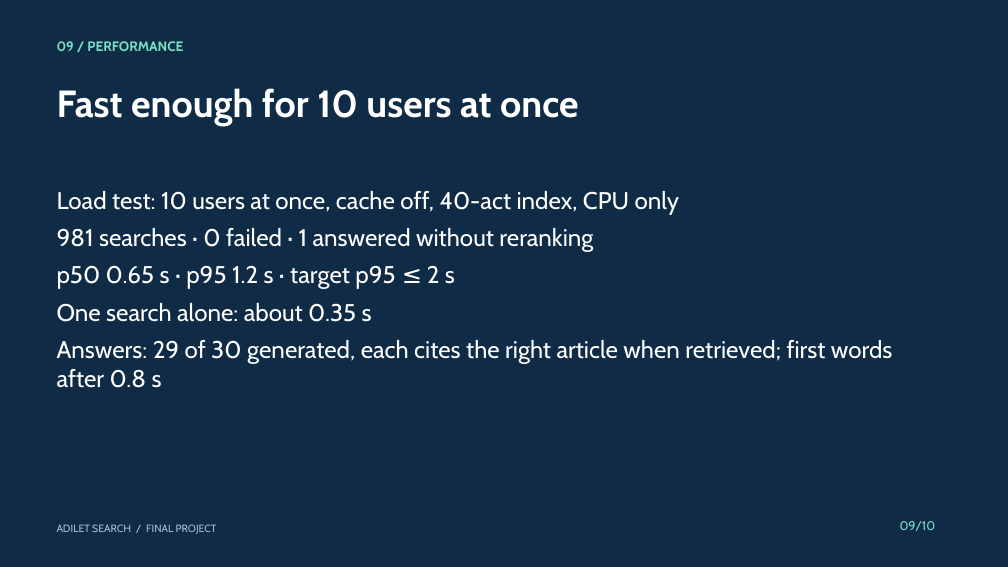
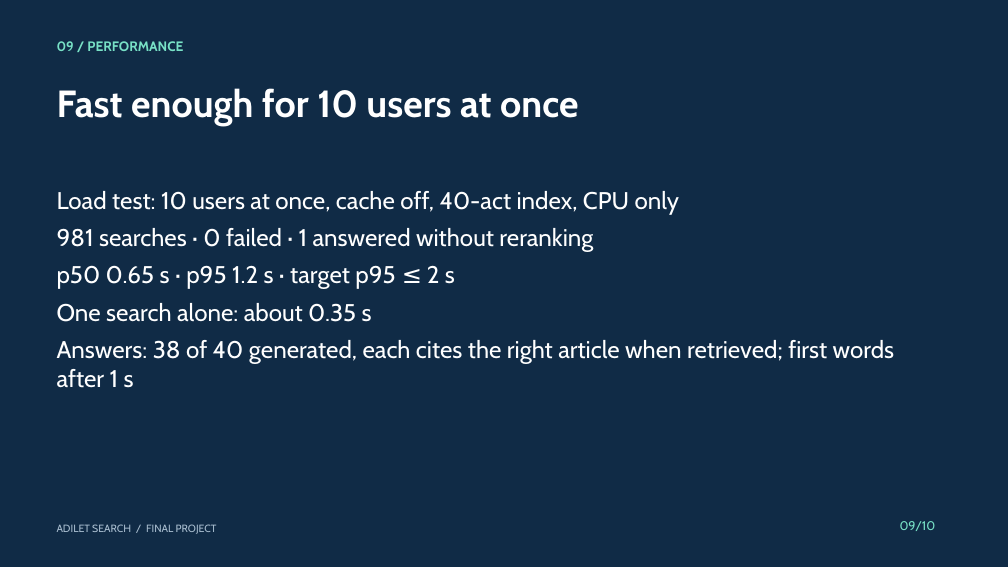
Before and after one commit to R0onen/adilet-search, a slide deck: slide 9 of docs/presentation/final_deck.pptx. Drawn at 1008x567 pixels with LibreOffice and Linux fonts; fonts in the diff are those of the drawing. Boxes give left, top, right and bottom in pixels: in the first picture for what was removed or moved away, otherwise in the second. Text is boxed around its words. In the diff, an @@ line names an element or a change of style, - is before the commit and + after.

Commit message:
docs: published reranker, everyday-question results, answer check with Kazakh, monitoring screenshot, deck

```diff
--- a/docs/presentation/final_deck.pptx
+++ b/docs/presentation/final_deck.pptx
@@ text at box(57, 340, 895, 388): text changed @@
-Answers: 29 of 30 generated, each cites the right article when retrieved; first words after 0.8 s
+Answers: 38 of 40 generated, each cites the right article when retrieved; first words after 1 s
```
Also in this commit, not shown: 2 other slides changed, 13 other files.
